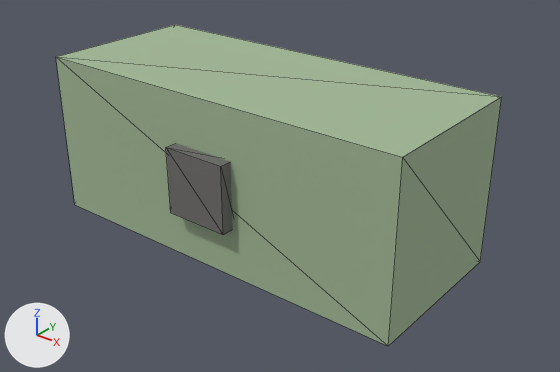
A saved change to the glTF model public/assets/models/tanks/parts/greebles/greeble_toolbox.glb.
One viewpoint serves both versions: a camera (50 mm lens) standing at (0.539, -0.642, 0.468) and looking at (0.027, -0.001, 0.071). The axes (+X, +Y, +Z) are drawn at lower left. The lights are the same throughout. The first picture is the older version. Mesh edges are drawn as thin lines. Where no turn or scale is listed for an object, it has been applied to the vertices. Vertices at exactly the same position are counted once.

Objects in the first picture: 'stowage_toolbox'.
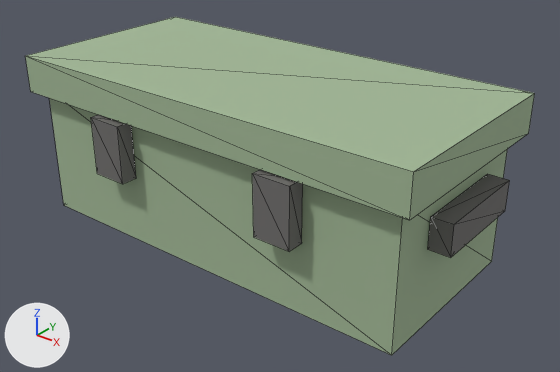
Commit message: feat(greebles): detail pass — all 8 parts rebuilt from real WWII references

What the commit changed:
me_stowage_toolbox is used by ob_stowage_toolbox; location (0.0, 0.0, 0.0).
me_stowage_toolbox had 16 vertices, 24 faces and spanned x -0.24..0.24, y -0.115..0.1, z 0.0..0.2.
me_stowage_toolbox now has 16 vertices, 24 faces and spans x -0.265..0.265, y -0.125..0.125, z 0.0..0.203.
me_stowage_toolbox part 1: the loose piece of 8 vertices spanning x -0.24..0.24, y -0.1..0.1, z 0.0..0.2 is scaled about the mesh origin by (1.04, 1.1, 0.8).
me_stowage_toolbox part 2: the loose piece of 8 vertices spanning x -0.04..0.04, y -0.115..-0.095, z 0.06..0.14 is scaled about its middle by (6.62, 12.5, 0.563), then moved by (0.0, 0.105, 0.08).
me_stowage_toolbox part 3: all 12 faces that had it switch from mat_gear_dark (grey #6f6e6c) to mat_player_body (greyish green #a2b896).
Mesh me_stowage_toolbox_trim_dark is new.
It consists of a box spanning x -0.142..-0.098, y -0.132..-0.112, z 0.085..0.155; a box spanning x 0.098..0.142, y -0.132..-0.112, z 0.085..0.155; a box spanning x -0.276..-0.252, y -0.06..0.06, z 0.095..0.13; a box spanning x 0.252..0.276, y -0.06..0.06, z 0.095..0.13; a box spanning x -0.235..0.235, y -0.085..-0.055, z 0.0..0.024; a box spanning x -0.235..0.235, y 0.055..0.085, z 0.0..0.024.
It uses material mat_gear_dark (grey #6f6e6c).
Object 'stowage_toolbox_trim_dark' (ob_stowage_toolbox_trim_dark) is new; it shows me_stowage_toolbox_trim_dark.
Its location is (0.0, 0.0, 0.0).

What differs and where, as boxes (x1, y1, x2, y2) in the pictures (560 x 372 px; the box of a moved part takes in the faces that stretch with it):
'stowage_toolbox', reshaped, recoloured (14% wider)
    before: (56, 25, 502, 346)
    after: (25, 17, 535, 355)
'stowage_toolbox_trim_dark', added
    after: (91, 115, 510, 258)
part 1 of me_stowage_toolbox, moved or reshaped
    before: (56, 25, 502, 346)
    after: (49, 98, 507, 355)
part 2 of me_stowage_toolbox, moved or reshaped
    before: (166, 143, 233, 234)
    after: (25, 17, 535, 220)
part 3 of me_stowage_toolbox, recoloured
    before: (166, 143, 233, 234)
    after: (25, 17, 535, 220)
